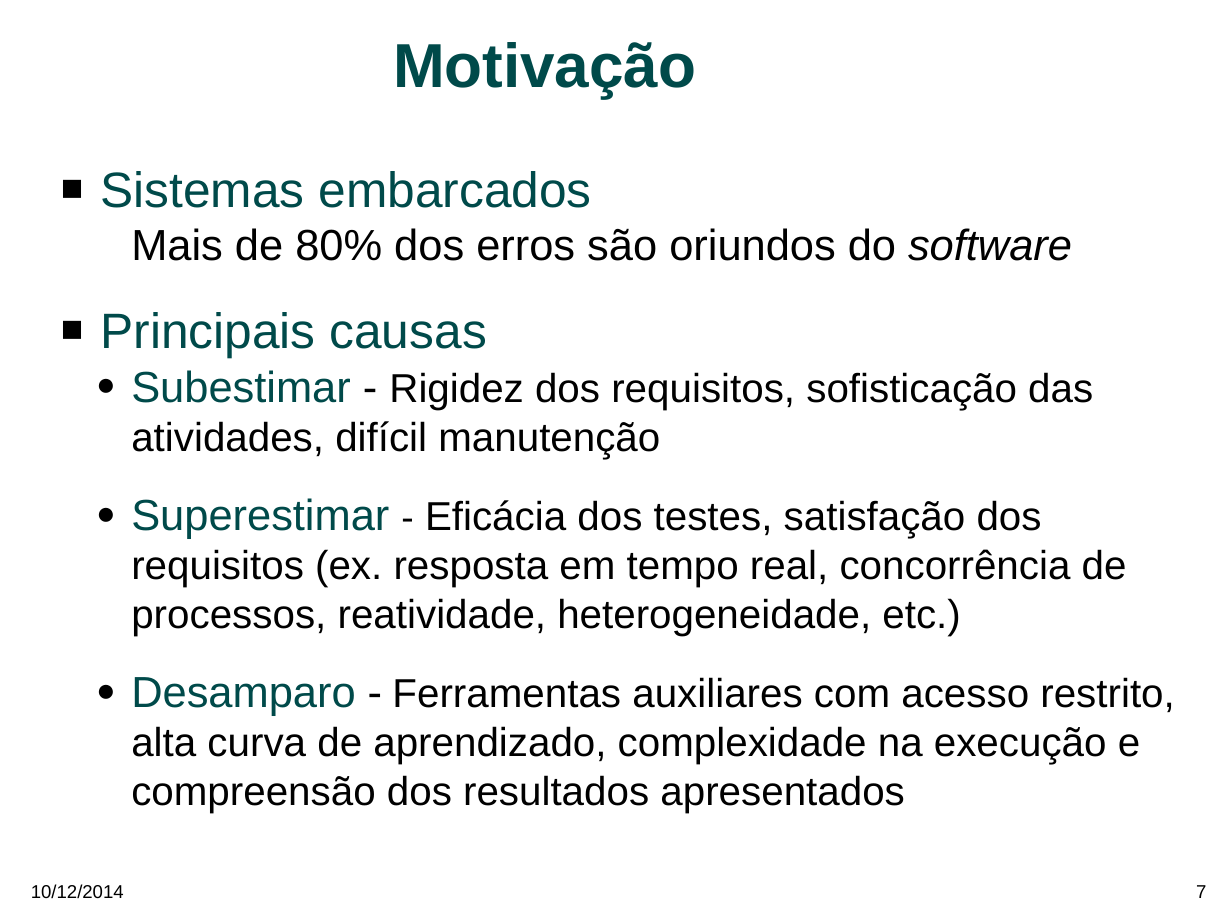
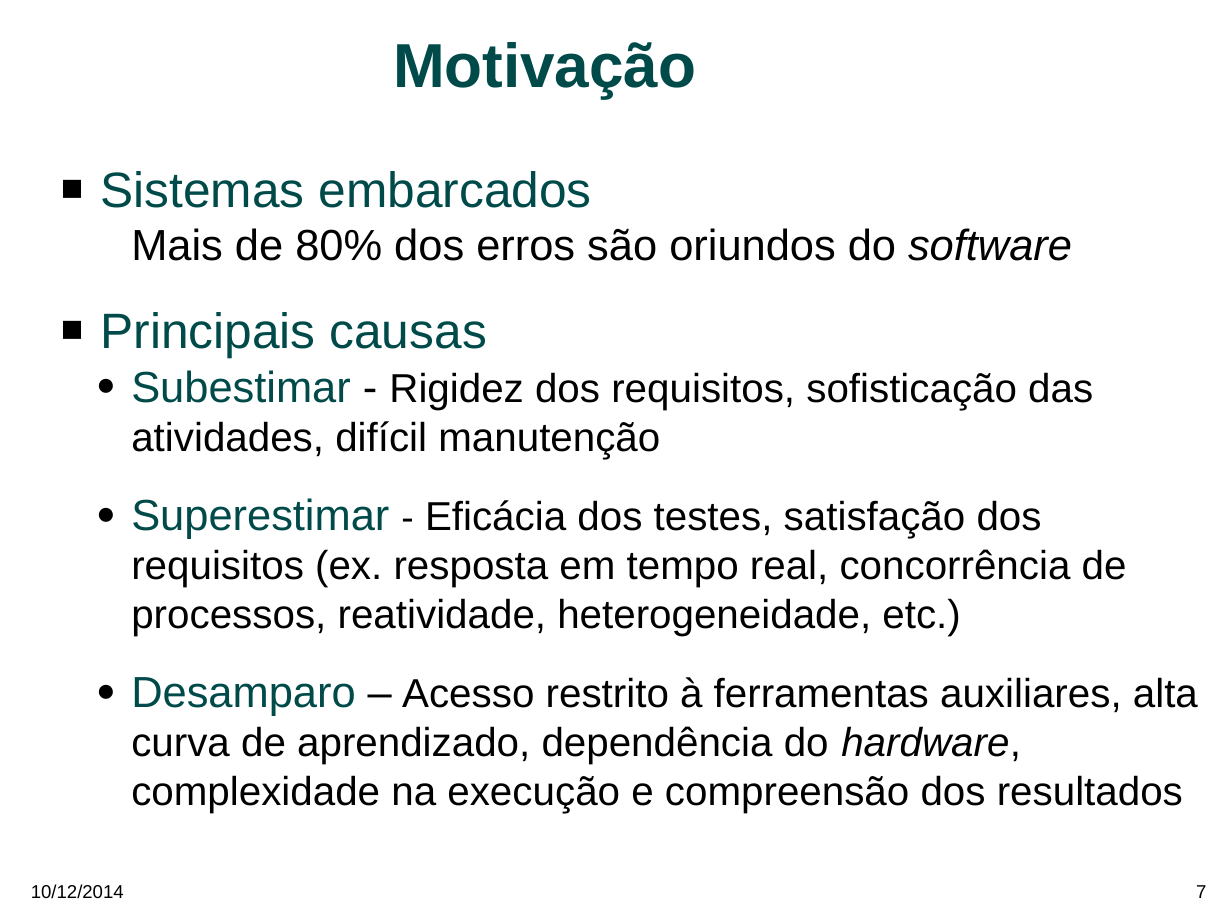
Before and after one commit to MohammedAbosaeeda/mestrado, a slide deck: slide 7 of mestrado_rita_soldi.odp. Drawn at 1232x924 pixels with LibreOffice and Linux fonts; fonts in the diff are those of the drawing; background and template pictures are left out. Boxes give left, top, right and bottom in pixels: in the first picture for what was removed or moved away, otherwise in the second. Text is boxed around its words. In the diff, an @@ line names an element or a change of style, - is before the commit and + after.

```diff
--- a/mestrado_rita_soldi.odp
+++ b/mestrado_rita_soldi.odp
@@ text at [131, 677, 1198, 813]: text changed @@
-  ● Desamparo - Ferramentas auxiliares com acesso restrito, alta curva de aprendizado, complexidade na execução e compreensão dos resultados apresentados
+  ● Desamparo – Acesso restrito à ferramentas auxiliares, alta curva de aprendizado, dependência do hardware, complexidade na execução e compreensão dos resultados
```
Also in this commit, not shown: 7 other slides changed, 3 slides added, 16 slides removed, 5 other files.
